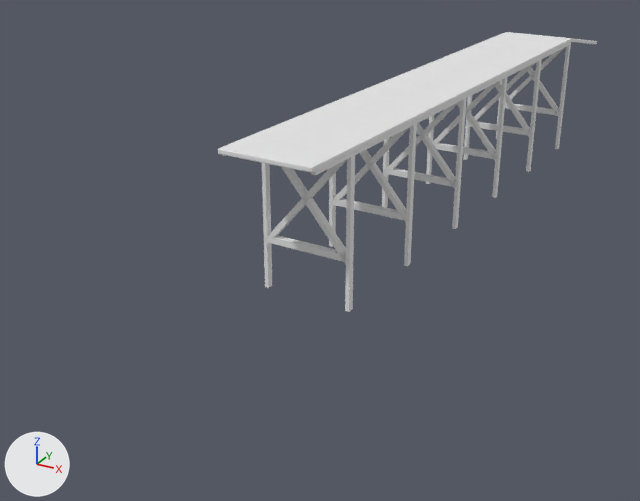
Two versions of the FBX model SalvadorDeBahia2Drive/Assets/Models/Others/Bridges.fbx, one commit apart.
The view is the same before and after, from a 50 mm lens placed at (97.0, -419.0, 24.0), pointed at (57.0, -346.0, -13.0). The lights are fixed; the arrows at lower left show +X, +Y and +Z. The first picture is the older version. Where no turn or scale is listed for an object, it has been applied to the vertices. Vertices at exactly the same position are counted once.
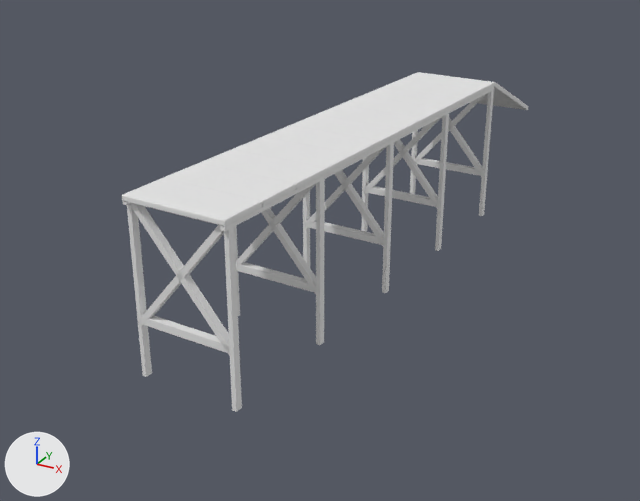
Changed parts and their boxes [x1, y1, x2, y2] in the pictures (640 x 501 px; the box of a moved part takes in the faces that stretch with it):
'Cube.1130', reshaped, moved (7% wider, 21% taller): before [218, 32, 597, 312]; after [122, 72, 528, 412]
part 1 of me_cube_027, deleted: before [345, 155, 355, 312]
part 2 of me_cube_027, deleted: before [281, 167, 346, 264]
part 3 of me_cube_027, deleted: before [266, 235, 346, 262]
part 4 of me_cube_027, deleted: before [267, 160, 347, 244]
part 5 of me_cube_027, deleted: before [262, 163, 272, 288]
part 6 of me_cube_027, cut back: before [218, 104, 412, 175]; after [123, 201, 225, 231]
part 7 of me_cube_027, moved or reshaped: before [571, 38, 597, 44]; after [419, 72, 528, 110]
part 8 of me_cube_027, surface changed: before [316, 42, 571, 175]; after [127, 87, 494, 231]

Edits to the bpy script that builds the scene:
```text
Change me_cube_027:
    used by ob_cube_1130; location = (66.56, -307.98, 3.54)
    remove me_cube_027.from_pydata(...)  # 624 vertices, 612 faces; spans x -7.6..5.0, y -58.6..13.4, z -13.9..0.2
    add me_cube_027.from_pydata(...)  # 504 vertices, 487 faces; spans x -6.7..5.0, y -42.6..12.5, z -13.9..0.2
    me_cube_027 part 1: the loose piece of 8 vertices spanning x 0.9..1.3, y -53.0..-52.3, z -13.9..-0.5 is deleted
    me_cube_027 part 2: the loose piece of 8 vertices spanning x -7.1..1.3, y -52.9..-51.8, z -9.9..0.1 is deleted
    me_cube_027 part 3: the loose piece of 8 vertices spanning x -7.0..1.1, y -52.9..-51.8, z -9.5..-8.9 is deleted
    me_cube_027 part 4: the loose piece of 8 vertices spanning x -7.2..1.2, y -52.9..-51.8, z -9.8..0.2 is deleted
    me_cube_027 part 5: the loose piece of 8 vertices spanning x -7.3..-6.9, y -52.5..-51.8, z -13.9..-0.5 is deleted
    me_cube_027 part 6
    80 vertices are removed from x -7.6..1.9, y -58.6..-42.2, z -0.2..0.2
    100 faces are deleted
    4 vertices in x -7.6..0.6, y -58.0..-57.5, z -0.5..-0.2 move by (0.9, 15.4, 0.0)
    4 vertices move from x -7.2..1.0, y -58.1..-57.6, z -0.5..-0.2 to x -6.3..1.8, y -42.6..-42.1, z -0.5..-0.2
    me_cube_027 part 7
    61 vertices are removed from x -4.2..5.0, y 1.1..13.4, z -2.4..0.1
    76 faces are deleted
    49 vertices are added at x -4.2..5.0, y 1.0..12.5, z -5.0..0.2
    12 new vertices lie (0.2, 3.5, -1.6) away from vertices in x -3.9..4.8, y 1.1..9.0, z -3.4..0.2
    76 new faces join them
    me_cube_027 part 8: 6 kept faces spanning x -6.7..4.3, y -42.6..1.6, z -0.5..-0.2 get new texture (UV) coordinates
Change ob_cube_1130:
    ob_cube_1130.location: (66.56, -307.98, 3.54) -> (65.89, -335.3, 3.48)
```
